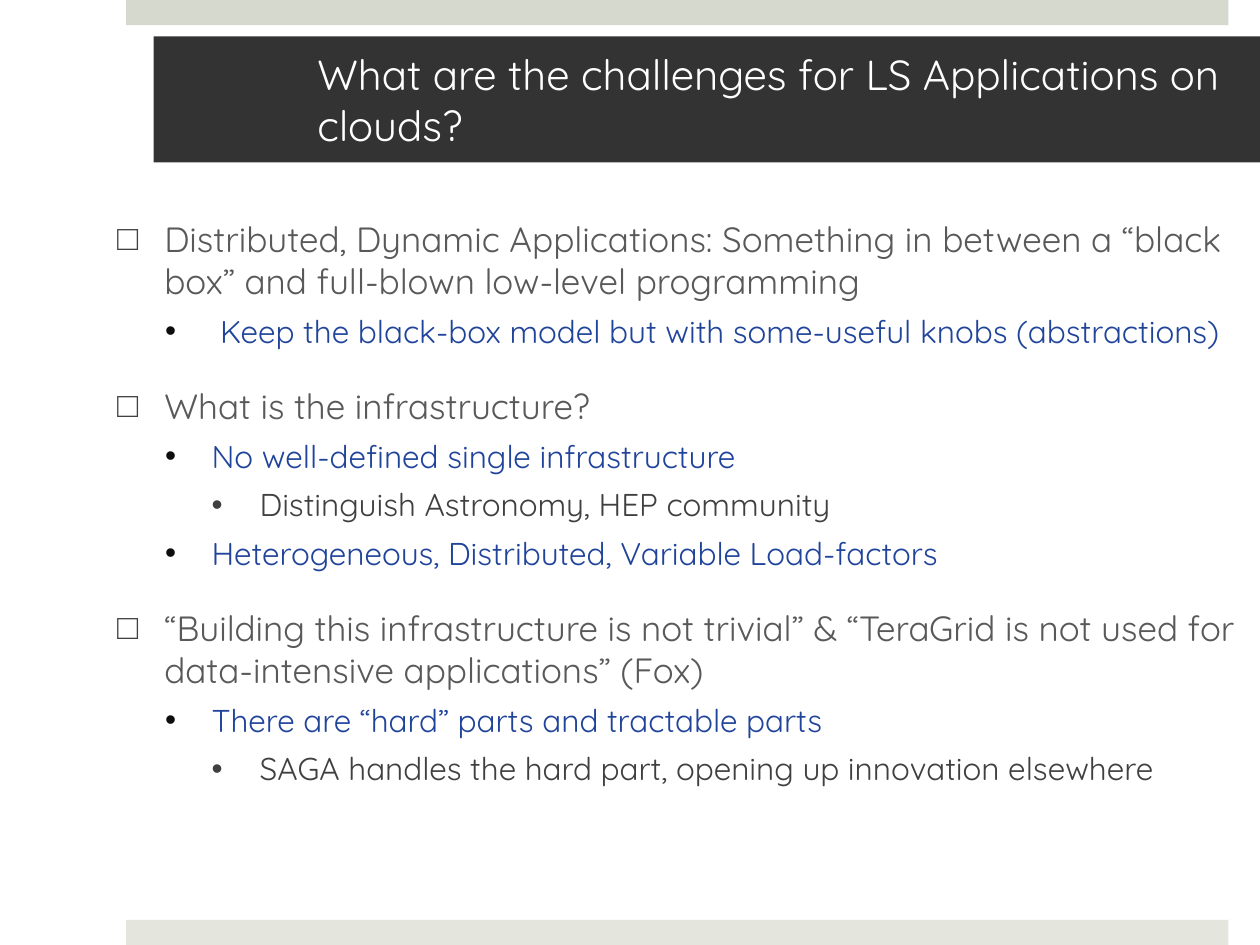
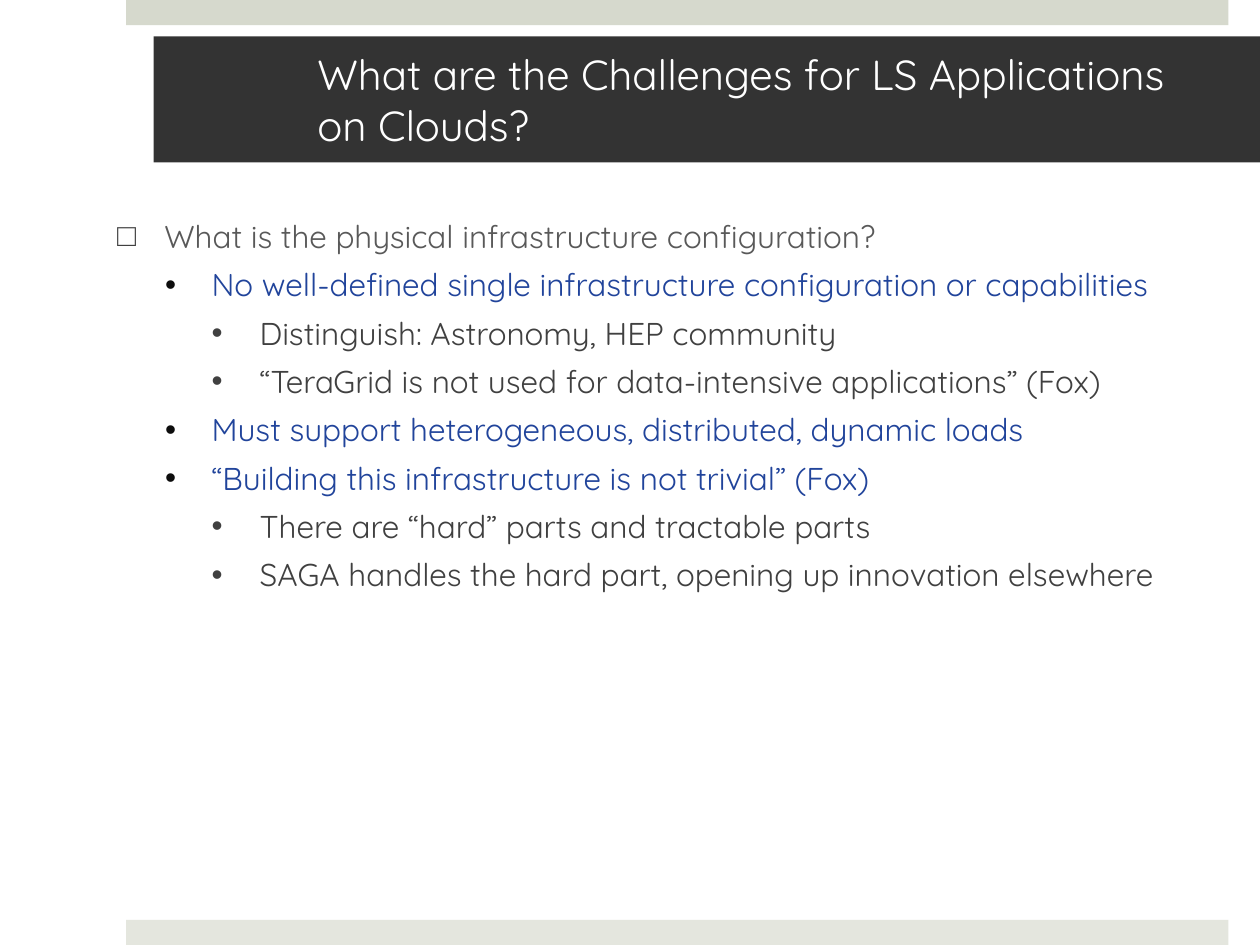
Before and after one commit to saga-project/saga-cpp-legacy-projects, a slide deck: slide 13 of saga-talks/abstractions_for_ls-microsoft.pptx. Drawn at 1260x945 pixels with LibreOffice and Linux fonts; fonts in the diff are those of the drawing; background and template pictures are left out. Boxes give left, top, right and bottom in pixels: in the first picture for what was removed or moved away, otherwise in the second. Text is boxed around its words. In the diff, an @@ line names an element or a change of style, - is before the commit and + after.

```diff
--- a/saga-talks/abstractions_for_ls-microsoft.pptx
+++ b/saga-talks/abstractions_for_ls-microsoft.pptx
@@ title at (317,59,1164,142): text changed @@
-What are the challenges for LS Applications on clouds?
+What are the Challenges for LS Applications on Clouds?
@@ text at (164,225,1147,497): text changed; size 20 to 18 pt; text colour #595959 to #21449B @@
-□ Distributed, Dynamic Applications: Something in between a “black box” and full-blown low-level programming
-  • Keep the black-box model but with some-useful knobs (abstractions)
-□ What is the infrastructure?
-  • No well-defined single infrastructure
-    • Distinguish Astronomy, HEP community
-  • Heterogeneous, Distributed, Variable Load-factors
-□ “Building this infrastructure is not trivial” & “TeraGrid is not used for data-intensive applications” (Fox)
+□ What is the physical infrastructure configuration?
+  • No well-defined single infrastructure configuration or capabilities
+    • Distinguish: Astronomy, HEP community
+    • “TeraGrid is not used for data-intensive applications” (Fox)
+  • Must support heterogeneous, distributed, dynamic loads
+  • “Building this infrastructure is not trivial” (Fox)
@@ text at (260,515,870,545): text colour #21449B to #404040 in "There are “hard” parts and tractable parts"; list level 2 to 3 in "There are “hard” parts and ..."; bullet colour #0D0D0D to #404040 @@
```
Also in this commit, not shown: 18 other slides changed.
